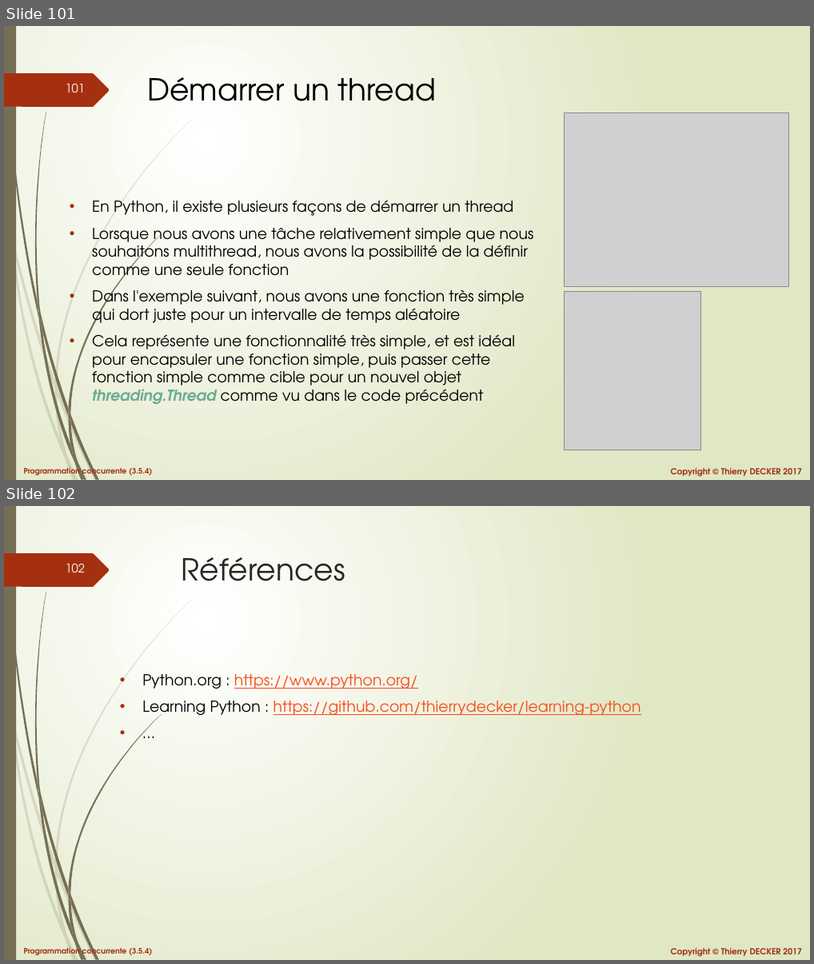
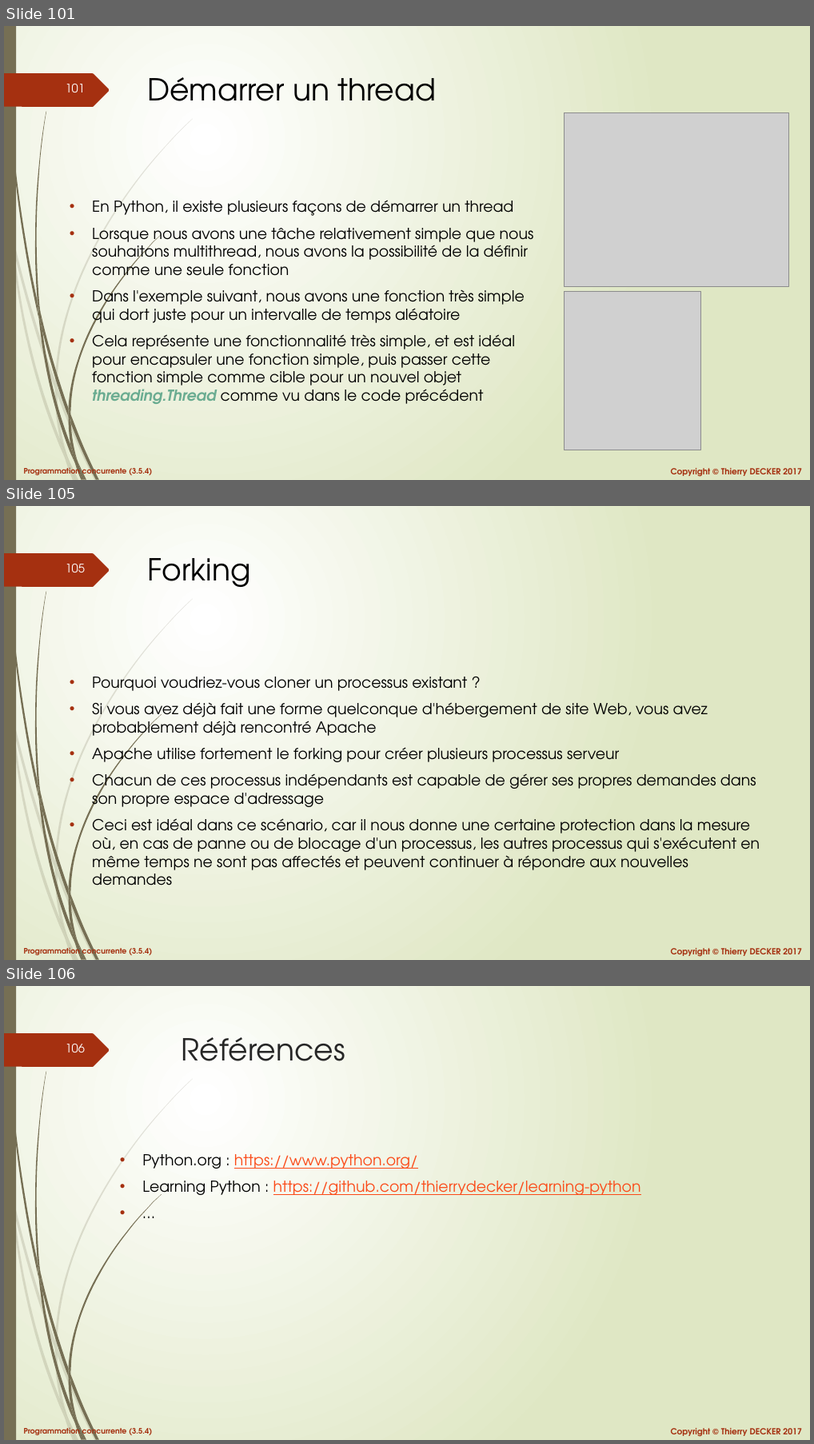
Before and after one commit to VikmanTheRacoon/learning-python, a slide deck: documentations/python-103.pptx. Shown one above the other, each under a label of ours: slides 101 and 102 before the commit, slides 101, 105 and 106 after it; the slides between them are not shown. The pictures are 814x964 and 814x1444 pixels, drawn with LibreOffice and Linux fonts; fonts in the diff are those of the drawing; grey boxes stand for pictures. Boxes give left, top, right and bottom in pixels: in the first picture for what was removed or moved away, otherwise in the second. Text is boxed around its words. In the diff, an @@ line names an element or a change of style, - is before the commit and + after.

```diff
--- a/documentations/python-103.pptx
+++ b/documentations/python-103.pptx
@@ slide 105 added at [4,506,810,960], background gradient #FFFFFF to #DFE8C4; not listed: 27 template elements that a slide beside it also shows @@
@@ title added at [147,558,250,587], 36 pt, text #000000 @@
+Forking
@@ text added at [92,676,760,885], 18 pt, text #000000 @@
+• Pourquoi voudriez-vous cloner un processus existant ?
+• Si vous avez déjà fait une forme quelconque d'hébergement de site Web, vous avez probablement déjà rencontré Apache
+• Apache utilise fortement le forking pour créer plusieurs processus serveur
+• Chacun de ces processus indépendants est capable de gérer ses propres demandes dans son propre espace d'adressage
+• Ceci est idéal dans ce scénario, car il nous donne une certaine protection dans la mesure où, en cas de panne ou de blocage d'un processus, les autres processus qui s'exécutent en même temps ne sont pas affectés et peuvent continuer à répondre aux nouvelles demandes
@@ what was slide 102 is now slide 106 @@
@@ page number at [66,1044,85,1052]: text changed @@
-102
+106
```
Also in this commit, not shown: 3 other slides added, 1 other file.
